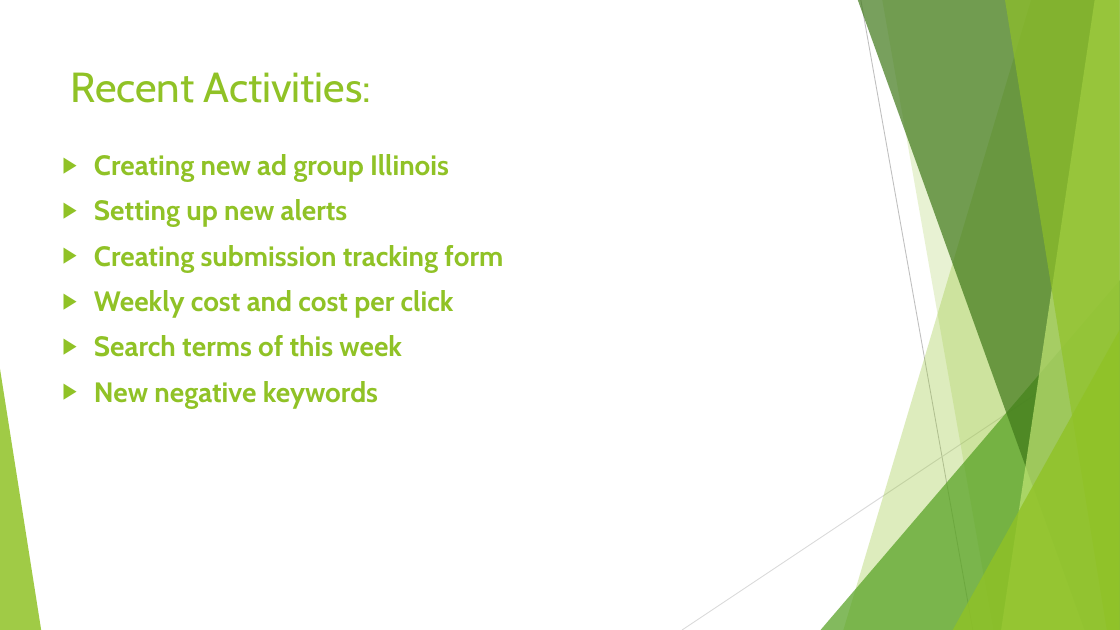
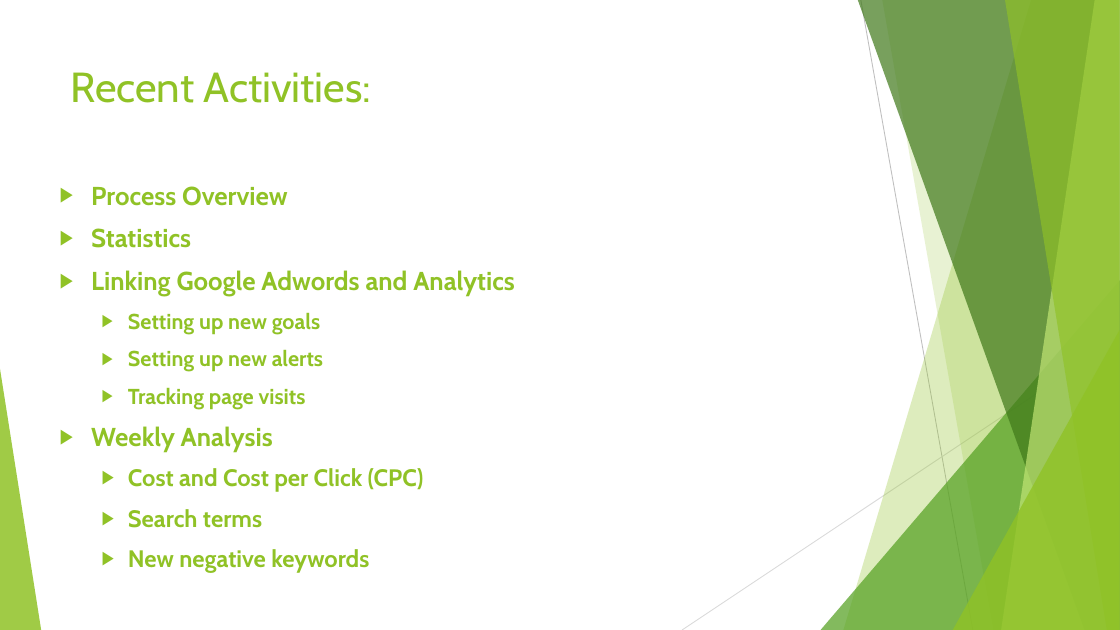
Before and after one commit to Felix9431/SEM, a slide deck: slide 2 of GoogleAdwords_Reports/10-27-2017_Adwords-Reeport.pptx. Drawn at 1120x630 pixels with LibreOffice and Linux fonts; fonts in the diff are those of the drawing. Boxes give left, top, right and bottom in pixels: in the first picture for what was removed or moved away, otherwise in the second. Text is boxed around its words. In the diff, an @@ line names an element or a change of style, - is before the commit and + after.

```diff
--- a/GoogleAdwords_Reports/10-27-2017_Adwords-Reeport.pptx
+++ b/GoogleAdwords_Reports/10-27-2017_Adwords-Reeport.pptx
@@ text "Process Overview": place and size @@
-text "Process Overview" at [94,154,503,408]
+text "Process Overview" at [91,186,515,573]
@@ text at [91,186,515,334]: text changed; size 24 to 22.2 pt @@
-▶ Creating new ad group Illinois
+▶ Process Overview
+▶ Statistics
+▶ Linking Google Adwords and Analytics
+  ▶ Setting up new goals
@@ text at [128,349,369,573]: size 24 to 18.5 pt in "Setting up new alerts"; size 24 to 20.4 pt in "New negative keywords"; list level 1 to 2 in "Setting up new alerts"; list level 1 to 2 in "New negative keywords" @@
@@ text at [91,387,424,528]: text changed; size 24 to 20.4 pt @@
-▶ Creating submission tracking form
-▶ Weekly cost and cost per click
-▶ Search terms of this week
+  ▶ Tracking page visits
+▶ Weekly Analysis
+  ▶ Cost and Cost per Click (CPC)
+  ▶ Search terms
```
Also in this commit, not shown: 3 other slides changed, 5 slides added, 1 slide removed.
